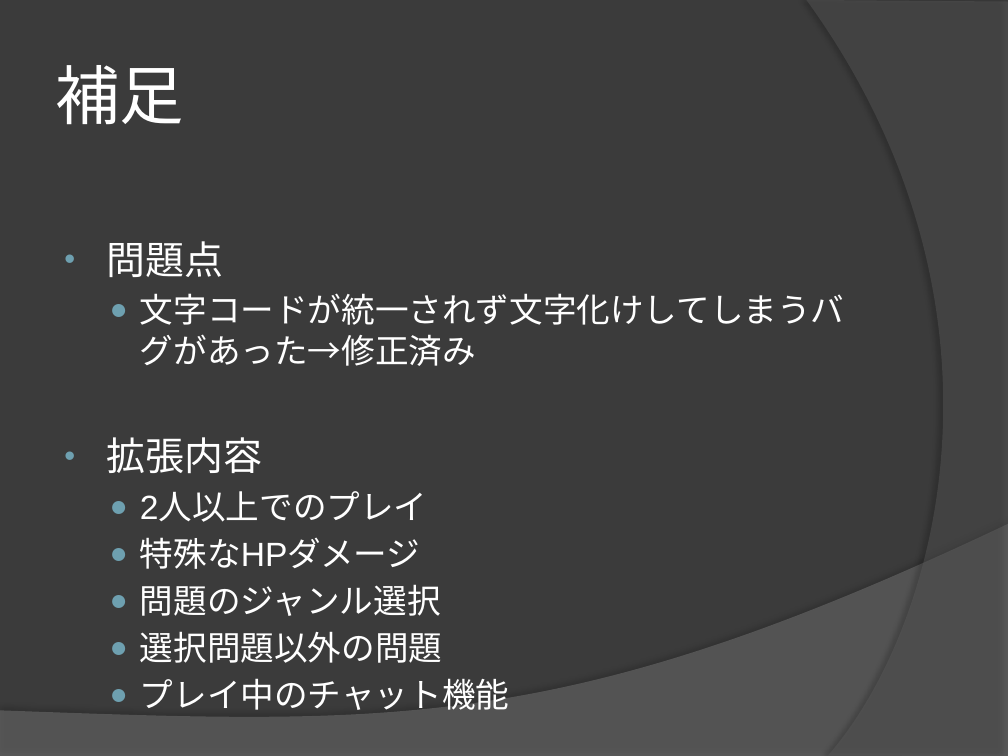
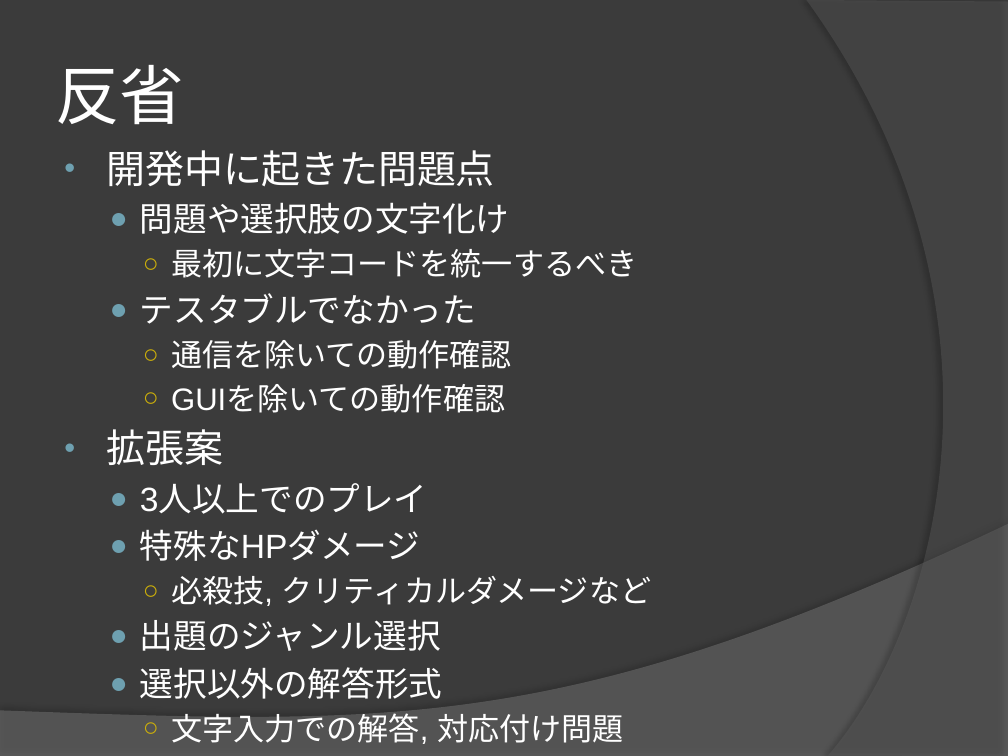
Before and after one commit to ymurota/SoftwareApp, a slide deck: slide 7 of SoftwarePP.pptx (slide 9 before the commit). Drawn at 1008x756 pixels with LibreOffice and Linux fonts; fonts in the diff are those of the drawing. Boxes give left, top, right and bottom in pixels: in the first picture for what was removed or moved away, otherwise in the second. Text is boxed around its words. In the diff, an @@ line names an element or a change of style, - is before the commit and + after.

```diff
--- a/SoftwarePP.pptx
+++ b/SoftwarePP.pptx
@@ title at [55, 65, 184, 125]: text changed @@
-補足
+反省
@@ text "開発中に起きた問題点": place and size @@
-text "開発中に起きた問題点" at [107, 241, 845, 710]
+text "開発中に起きた問題点" at [107, 150, 651, 744]
@@ text at [107, 150, 637, 514]: text changed; size 24.1 to 22.2 pt @@
-• 問題点
-  ● 文字コードが統一されず文字化けしてしまうバグがあった→修正済み
-• 拡張内容
-  ● 2人以上でのプレイ
+• 開発中に起きた問題点
+  ● 問題や選択肢の文字化け
+    ○ 最初に文字コードを統一するべき
+  ● テスタブルでなかった
+    ○ 通信を除いての動作確認
+    ○ GUIを除いての動作確認
+• 拡張案
+  ● 3人以上でのプレイ
@@ text at [140, 576, 651, 744]: text changed; size 24.1 to 22.2 pt @@
-  ● 問題のジャンル選択
-  ● 選択問題以外の問題
+    ○ 必殺技, クリティカルダメージなど
+  ● 出題のジャンル選択
+  ● 選択以外の解答形式
+    ○ 文字入力での解答, 対応付け問題
```
Also in this commit, not shown: 4 other slides changed, 2 slides added, 5 slides removed, 1 other file.
